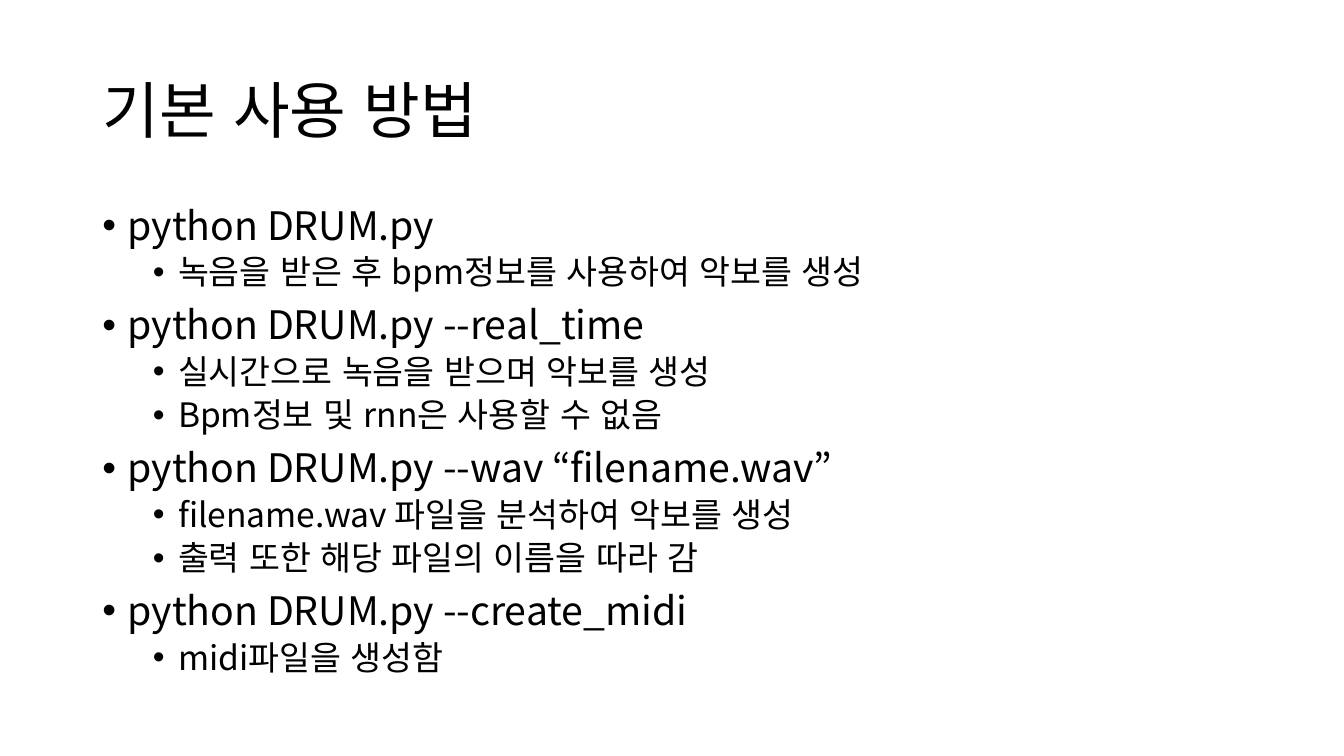
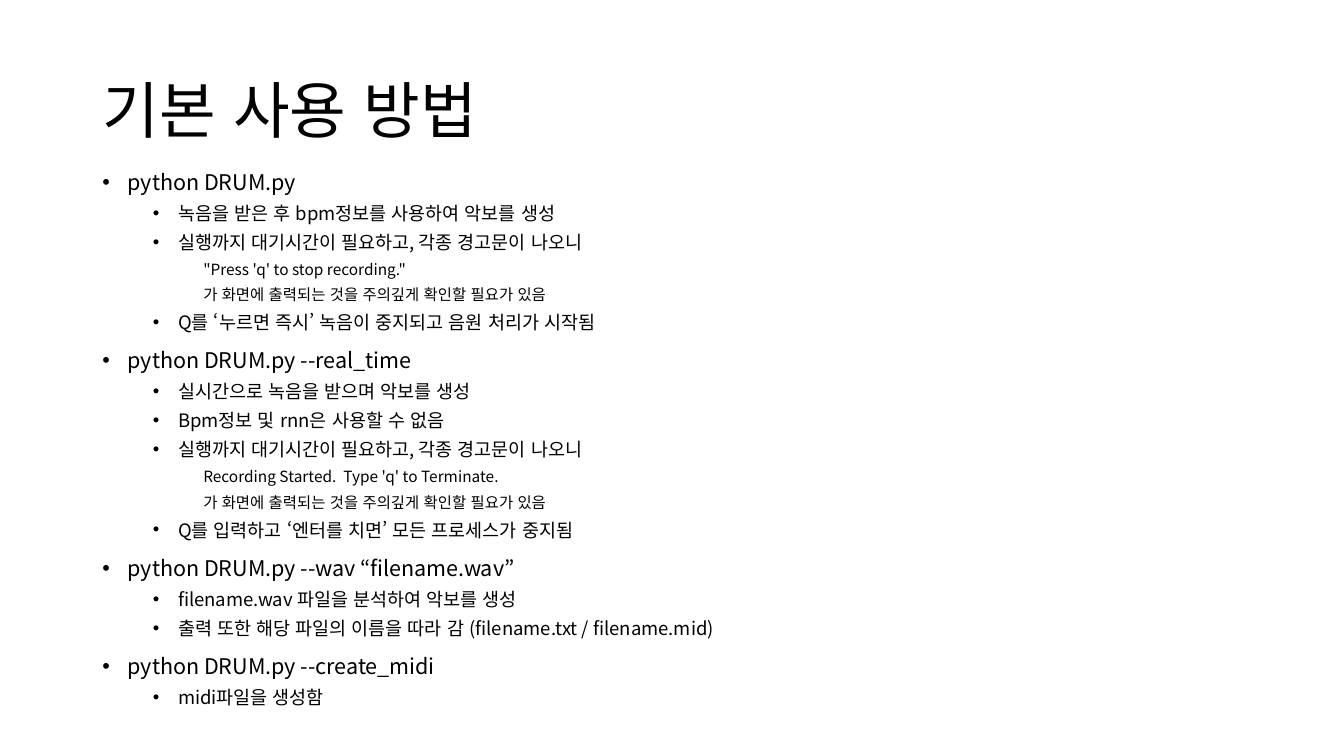
Before and after one commit to cid2rrrr/DRUMMM, a slide deck: slide 5 of 청음지능 인수인계.pptx (slide 4 before the commit). Drawn at 1344x756 pixels with LibreOffice and Linux fonts; fonts in the diff are those of the drawing. Boxes give left, top, right and bottom in pixels: in the first picture for what was removed or moved away, otherwise in the second. Text is boxed around its words. In the diff, an @@ line names an element or a change of style, - is before the commit and + after.

```diff
--- a/청음지능 인수인계.pptx
+++ b/청음지능 인수인계.pptx
@@ text "python DRUM.py": place and size @@
-text "python DRUM.py" at <box>128,208,864,673</box>
+text "python DRUM.py" at <box>128,173,714,706</box>
@@ text at <box>128,173,555,706</box>: size 28 to 15.4 pt in "python DRUM.py", "python DRUM.py --real_time", "python DRUM.py --wav “filename.wav”", "python DRUM.py --create_midi"; size 24 to 13.2 pt in "녹음을 받은 후 bpm정보를 사용하여 악보를 생성", "실시간으로 녹음을 받으며 악보를 생성", "Bpm정보 및 rnn은 사용할 수 없음", "filename.wav 파일을 분석하여 악보를 생성" and 1 more places; line spacing 0.9 to 1 @@
@@ text at <box>178,233,595,333</box>: paragraphs added @@
+  • 실행까지 대기시간이 필요하고, 각종 경고문이 나오니
+    "Press 'q' to stop recording."
+    가 화면에 출력되는 것을 주의깊게 확인할 필요가 있음
+  • Q를 ‘누르면 즉시’ 녹음이 중지되고 음원 처리가 시작됨
@@ text at <box>178,440,582,541</box>: paragraphs added @@
+  • 실행까지 대기시간이 필요하고, 각종 경고문이 나오니
+    Recording Started. Type 'q' to Terminate.
+    가 화면에 출력되는 것을 주의깊게 확인할 필요가 있음
+  • Q를 입력하고 ‘엔터를 치면’ 모든 프로세스가 중지됨
@@ text at <box>178,619,714,639</box>: text changed; size 24 to 13.2 pt @@
-  • 출력 또한 해당 파일의 이름을 따라 감
+  • 출력 또한 해당 파일의 이름을 따라 감 (filename.txt / filename.mid)
```
Also in this commit, not shown: 6 other slides changed, 1 slide added, 1 slide removed, 2 other files.
